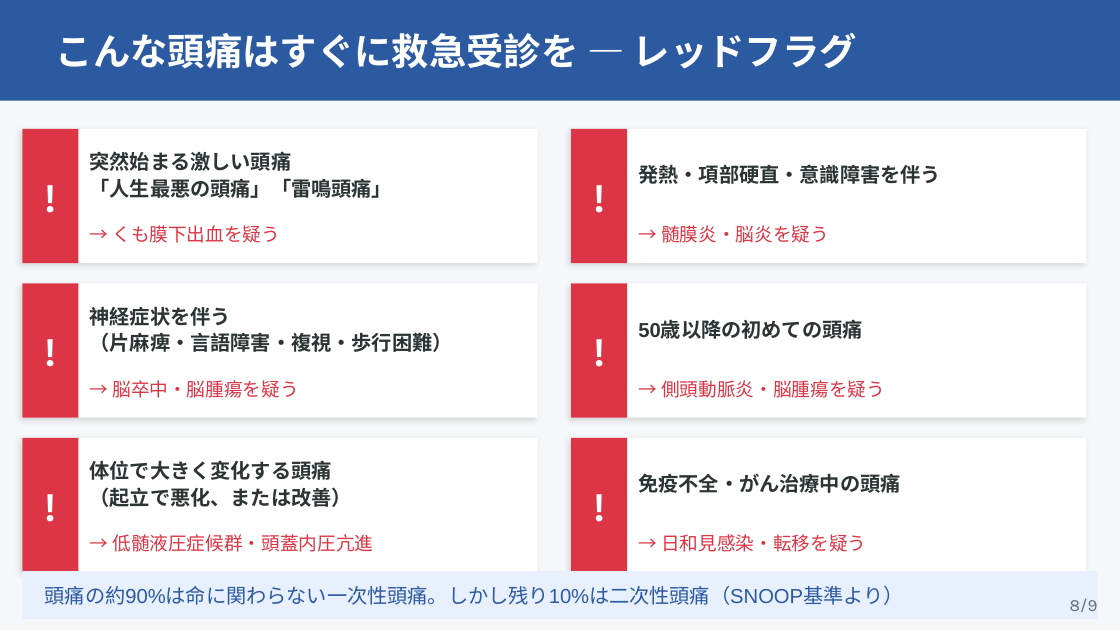
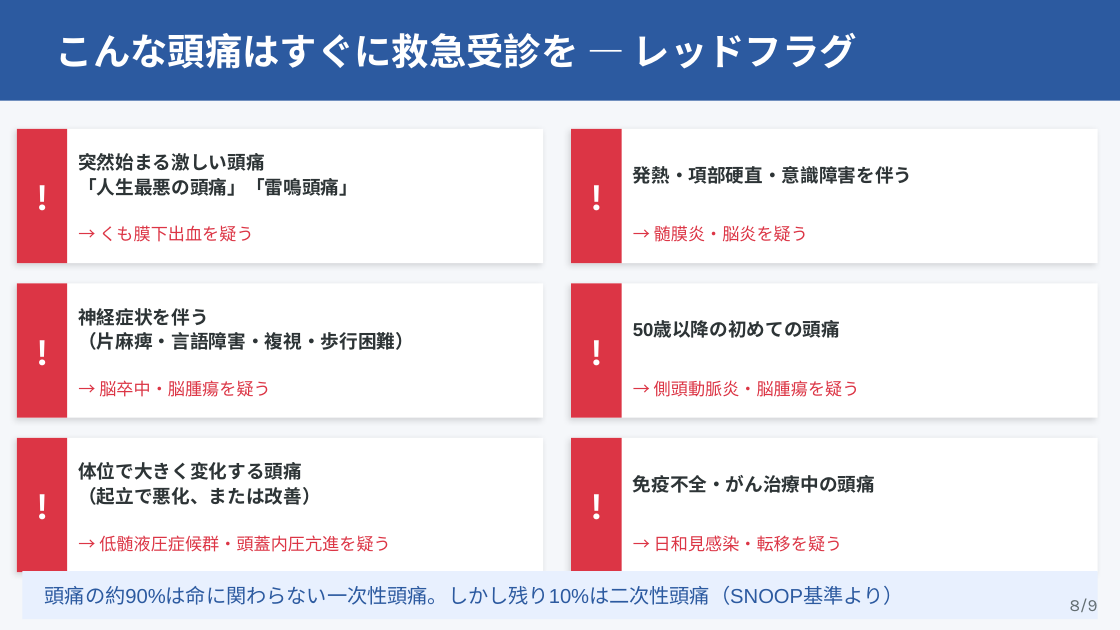
Before and after one commit to hinyan1016/hyperCKemia-tool, a slide deck: slide 8 of youtube-slides/からだの不思議10_脳と痛み/脳と痛み_スライド.pptx. Drawn at 1120x630 pixels with LibreOffice and Linux fonts; fonts in the diff are those of the drawing. Boxes give left, top, right and bottom in pixels: in the first picture for what was removed or moved away, otherwise in the second. Text is boxed around its words. In the diff, an @@ line names an element or a change of style, - is before the commit and + after.

```diff
--- a/youtube-slides/からだの不思議10_脳と痛み/脳と痛み_スライド.pptx
+++ b/youtube-slides/からだの不思議10_脳と痛み/脳と痛み_スライド.pptx
@@ rectangle: place and size @@
-rectangle at box(22, 129, 538, 263)
+rectangle at box(17, 129, 543, 263)
@@ rectangle: place and size @@
-rectangle at box(22, 129, 78, 263)
+rectangle at box(17, 129, 67, 263)
@@ text "突然始まる激しい頭痛": place and size @@
-text "突然始まる激しい頭痛" at box(90, 151, 393, 198)
+text "突然始まる激しい頭痛" at box(78, 153, 358, 196)
@@ rectangle: place and size @@
-rectangle at box(571, 129, 1086, 263)
+rectangle at box(571, 129, 1098, 263)
@@ rectangle: place and size @@
-rectangle at box(571, 129, 627, 263)
+rectangle at box(571, 129, 622, 263)
@@ text "→ くも膜下出血を疑う": place and size @@
-text "→ くも膜下出血を疑う" at box(112, 225, 280, 243)
+text "→ くも膜下出血を疑う" at box(99, 225, 253, 242)
@@ rectangle: place and size @@
-rectangle at box(22, 283, 538, 418)
+rectangle at box(17, 283, 543, 418)
@@ rectangle: place and size @@
-rectangle at box(22, 283, 78, 418)
+rectangle at box(17, 283, 67, 418)
@@ text "神経症状を伴う": place and size @@
-text "神経症状を伴う" at box(90, 306, 453, 352)
+text "神経症状を伴う" at box(78, 308, 414, 350)
@@ rectangle: place and size @@
-rectangle at box(571, 283, 1086, 418)
+rectangle at box(571, 283, 1098, 418)
@@ rectangle: place and size @@
-rectangle at box(571, 283, 627, 418)
+rectangle at box(571, 283, 622, 418)
@@ text "→ 脳卒中・脳腫瘍を疑う": place and size @@
-text "→ 脳卒中・脳腫瘍を疑う" at box(112, 380, 298, 398)
+text "→ 脳卒中・脳腫瘍を疑う" at box(99, 380, 270, 397)
@@ rectangle: place and size @@
-rectangle at box(22, 438, 538, 572)
+rectangle at box(17, 438, 543, 572)
@@ size 26 to 24 pt in 6 elements at box(571, 129, 622, 263), box(571, 283, 622, 418), box(571, 438, 622, 572), box(17, 129, 67, 263), box(17, 283, 67, 418), box(17, 438, 67, 572) @@
@@ rectangle: place and size @@
-rectangle at box(22, 438, 78, 572)
+rectangle at box(17, 438, 67, 572)
@@ text "体位で大きく変化する頭痛": place and size @@
-text "体位で大きく変化する頭痛" at box(90, 460, 352, 507)
+text "体位で大きく変化する頭痛" at box(78, 462, 320, 505)
@@ rectangle: place and size @@
-rectangle at box(571, 438, 1086, 572)
+rectangle at box(571, 438, 1098, 572)
@@ rectangle: place and size @@
-rectangle at box(571, 438, 627, 572)
+rectangle at box(571, 438, 622, 572)
@@ size 13 to 12 pt in 6 elements at box(78, 153, 358, 196), box(633, 166, 913, 184), box(78, 308, 414, 350), box(633, 322, 840, 338), box(78, 462, 320, 505), box(633, 475, 875, 493) @@
@@ text at box(99, 535, 391, 552): text changed; size 12 to 11 pt @@
-→ 低髄液圧症候群・頭蓋内圧亢進
+→ 低髄液圧症候群・頭蓋内圧亢進を疑う
@@ size 12 to 11 pt in 5 elements at box(99, 225, 253, 242), box(654, 225, 808, 242), box(99, 380, 270, 397), box(654, 380, 860, 397), box(654, 535, 843, 552) @@
```
Also in this commit, not shown: 4 other slides changed, 17 other files.
